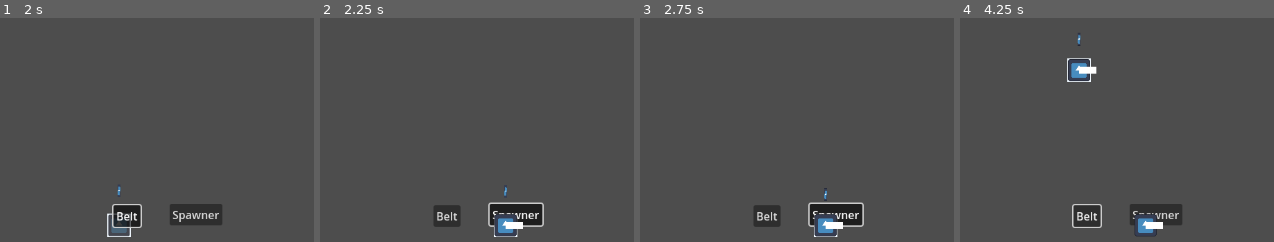
Above: before the commit, frames 1-4 (left to right).
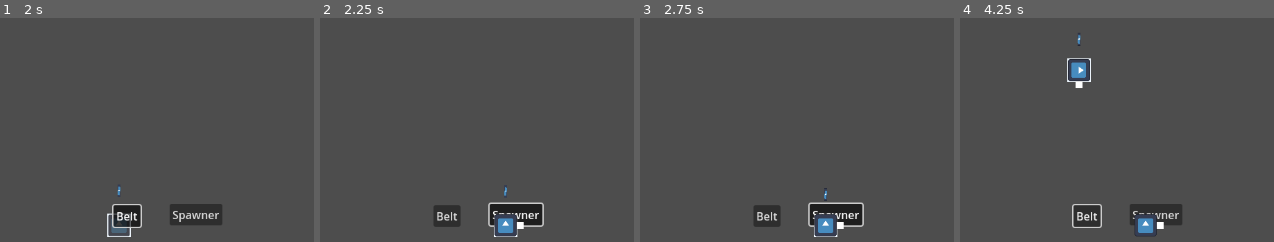
Above: after the commit, the same moments.

Repository: ACristoff/godotwild83
Game: Godot game, scene res://Lib/Game_Manager/game_manager.tscn
Same seed, same stepped clock (60 frames per second), same inputs: the game is played once before the commit and once after it. The engine's default icon, where the game draws it, is replaced by a stand-in: a white triangle on a blue panel in a dark square. Sound files missing from this copy of the repository are replaced by a short silence.
Inputs (mouse positions are % of the whole screen's width and height, from its top left):
- Up to frame 1 (2 s): click "Start" at 0.5 s; click "Belt" at 1.25 s
- Up to frame 2 (2.25 s): click "Spawner" at 2 s
- Up to frame 3 (2.75 s): no input
- Up to frame 4 (4.25 s): tap Enter (ui_accept) at 2.75, 3.02, 3.32, 3.5, 3.77, 3.8, 4.07 s; move the mouse to (92, 45) at 2.77 s; press the mouse at (92, 45) at 2.78 s; hold Right (ui_right) 2.78-3.53 s; tap R (rotate, bound only after the commit) at 3.05, 3.6 s; move the mouse to (38, 55) at 3.52 s; release the mouse at (38, 55) at 3.53 s; hold Down (ui_down) from 3.53 s (still down)
The pictures show only the part of the screen within x 18-68%, y 50-100%; the shares and areas given below are measured in that part.

Frame 1 is identical in both runs. In frame 2, 0.1% of the frame differs, in the area x 58-65%, y 91-95%; in frame 3, 0.1%; in frame 4, 0.4%, in the area x 35-65%, y 19-95%.

Commit message:
Improving belts (we ain't makin it boys)

Diff:
--- a/Data/Buildings/ConveyorBelt.tscn
+++ b/Data/Buildings/ConveyorBelt.tscn
@@ -9,6 +9,9 @@
 [node name="ConveyorBelt" type="Node2D"]
 script = ExtResource("1_qhawg")
 
+[node name="Line2D" type="Line2D" parent="."]
+points = PackedVector2Array(0, 0, 26, 0)
+
 [node name="Icon" type="Sprite2D" parent="."]
 scale = Vector2(0.25, 0.25)
 texture = ExtResource("1_aj646")
@@ -17,6 +20,3 @@
 
 [node name="CollisionShape2D" type="CollisionShape2D" parent="Area2D"]
 shape = SubResource("RectangleShape2D_qhawg")
-
-[node name="Line2D" type="Line2D" parent="."]
-points = PackedVector2Array(0, 0, 25, 0)
--- a/Data/Buildings/conveyor_belt.gd
+++ b/Data/Buildings/conveyor_belt.gd
@@ -4,7 +4,7 @@
 var item_held : ItemTest = null
 var items_passed = 0
 
-var speed = 1
+var speed = 50
 
 ## Level reference
 ## The level should always be the parent of the object
@@ -16,6 +16,9 @@
 ## Next belt on line
 var next_belt : Belt = null
 
+## Direction of the belt
+var dir : Vector2 = Vector2.RIGHT #default right, based on Level.DIRECTIONS
+
 ## Connected building
 var conn_building : Building = null
 
@@ -23,33 +26,70 @@
 @onready var icon = $Icon
 
 func _ready():
-	#Check for surrounding buildings
+	#Rotate based on direction
+	rotation = dir.angle()
+
+	#Check for next belt
 	var auxCell : Vector2 = cell #Auxiliary cell for calculations
 	var pos #Object in position
-	var belt_conn = false #There's a belt connected to this
-	var build_conn = false #There's a building connected to this
+	auxCell = cell + dir
+	pos = level.map.get(auxCell)
+	#If there's a building
+	if(pos != null):
+		#Check if there's a belt in the position
+		if pos is Belt:
+			#Set next belt as pos
+			next_belt = pos
+		#Check if there's a building in the position
+		elif pos is Building:
+			conn_building = pos
+
+	#Check for surrounding belts
 	for i in range(0,4):
-		#Calculate position
-		auxCell = cell + level.DIRECTIONS[i] #Check all directions
-		pos = level.map.get(auxCell)
+		#Skip direction of the belt, I want to check the other 3 directions
+		if level.DIRECTIONS[i] != dir:
+			auxCell = cell + level.DIRECTIONS[i]
+			pos = level.map.get(auxCell)
 
-		#If there's a building
-		if(pos != null):
-			#Check if there's a belt in the position
-			if pos is Belt and !belt_conn:
-				next_belt = pos
-				belt_conn = true
-			#Check if there's a building in the position
-			if pos is Building and !build_conn:
-				conn_building = pos
-
-				build_conn = true
-			#If fully connected, exit
-			if belt_conn and build_conn:
-				break
+			if(pos != null):
+				#Check if there's a belt in the position
+				if pos is Belt:
+					#If pos' direction equals this belt, by defininition this is the next belt of pos
+					if pos.cell + pos.dir == cell:
+						pos.next_belt = self
+		pass
 
 func _process(delta):
 	#If there's an item on the belt, move it
 	if item_held != null:
-		item_held.position.x += speed
-	pass
+		if next_belt != null:
+			#If there's space on next belt OR the item on next belt is moving
+			if next_belt.item_held == null or (next_belt.item_held != null and next_belt.item_held.moving):
+				move_item()
+			#If there's no space on next belt, stop moving
+			else:
+				stop_item()
+		else:
+			#If there's no next belt, don't move item
+			stop_item()
+	#If there's no belt forward, check for a belt
+	if next_belt == null:
+		#If there's a belt in the direction this is aiming, set it as next belt
+				#Check target cell
+				var aux = level.map.get(cell + dir)
+				if aux != null:
+					if aux is Belt:
+						next_belt = aux
+
+func move_item():
+	#print("move")
+	if item_held != null:
+		item_held.moving = true
+		item_held.velocity = speed * dir
+		item_held.target_belt = next_belt
+
+func stop_item():
+	#print("stop")
+	if item_held != null:
+		item_held.velocity = Vector2.ZERO
+		item_held.moving = false
--- a/Data/Buildings/test_spawner.gd
+++ b/Data/Buildings/test_spawner.gd
@@ -8,6 +8,7 @@
 @onready var level = get_parent()
 
 @onready var icon = $Icon
+var dir : Vector2 = Vector2.RIGHT
 
 func _ready():
 	#Check for a surrounding belt
@@ -35,4 +36,7 @@
 			#Spawn an item on the belt
 			var item = item_spawn.instantiate()
 			main_belt.item_held = item
+			item.parent_belt = main_belt
+			item.target_belt = main_belt.next_belt
 			main_belt.add_child(item)
+			main_belt.move_item()
--- a/Data/ItemTest.tscn
+++ b/Data/ItemTest.tscn
@@ -1,9 +1,10 @@
 [gd_scene load_steps=3 format=3 uid="uid://b708vo7ipk8ub"]
 
-[ext_resource type="Script" path="res://Data/item_test.gd" id="1_llyqj"]
-[ext_resource type="Texture2D" path="res://icon.svg" id="1_t0ajt"]
+[ext_resource type="Script" uid="uid://cbwhljt4ql8ns" path="res://Data/item_test.gd" id="1_llyqj"]
+[ext_resource type="Texture2D" uid="uid://bc4qn7ujb12o7" path="res://icon.svg" id="1_t0ajt"]
 
-[node name="ItemTest" type="Node2D"]
+[node name="ItemTest" type="CharacterBody2D"]
+z_index = 1
 script = ExtResource("1_llyqj")
 
 [node name="Icon" type="Sprite2D" parent="."]
--- a/Data/item_test.gd
+++ b/Data/item_test.gd
@@ -1,2 +1,33 @@
-extends Node2D
+extends CharacterBody2D
 class_name ItemTest
+
+var moving = false
+
+var parent_belt : Belt
+var target_belt : Belt
+
+func _physics_process(delta):
+	if moving:
+		move_and_slide()
+	#If reached next belt, move object to next belt
+	if target_belt != null:
+		if global_position.distance_to(target_belt.global_position) <= 0.5:
+			pass_item()
+
+## Passes item to next belt
+func pass_item():
+	#Check if there's space on target belt
+	if target_belt.item_held == null or (target_belt.item_held != null and target_belt.item_held.moving):
+		#Take item off belt
+		parent_belt.item_held = null
+		parent_belt = target_belt
+
+		#Place item on new belt
+		reparent(parent_belt)
+		parent_belt.item_held = self
+		parent_belt.move_item()
+		target_belt = parent_belt.next_belt
+	#If there's no space, stop moving
+	else:
+		velocity = Vector2.ZERO
+		moving = false
--- a/Lib/Cursor/cursor.gd
+++ b/Lib/Cursor/cursor.gd
@@ -11,6 +11,9 @@
 @onready var _timer: Timer = $Timer
 @onready var cursor_sprite = $Sprite2D
 
+## Level reference
+## The level should always be the parent of the object
+@onready var level = get_parent() #this is just for clarity in the code
 ## Emitted when clicking on the currently hovered cell or when pressing "confirm"
 signal accept_pressed(cell)
 ## Emitted when the cursor moved to a new cell.
@@ -20,6 +23,9 @@
 
 ## Item to be placed by the cursor
 var placed_item = null
+## Rotation of the item to be placed
+var dir = 0 #Values based on Level.DIRECTIONS
+
 ## References to the buttons (temporary, delete this later)
 @onready var belt = $"../UI/Belt"
 @onready var spawner = $"../UI/Spawner"
@@ -67,6 +73,7 @@
 	# Navigating cells with the mouse.
 	if event is InputEventMouseMotion:
 		cell = Grid.calculate_grid_coordinates(event.position + Vector2(0, 0))
+
 	# Trying to select something in a cell.
 	elif event.is_action_pressed("confirm") or event.is_action_pressed("ui_accept"):
 		#emit_signal("accept_pressed", cell)
@@ -74,14 +81,23 @@
 		var level = get_parent() #Parent is the level
 		if placed_item != null and level.map.get(cell) == null: #We have an item selected and the cell is empty
 			var item = placed_item.instantiate()
+			item.dir = level.DIRECTIONS[dir]
 			item.global_position = Grid.calculate_map_position(cell)
 			level.add_child(item)
 			level.map.set(cell, item)
+
+	#Rotate selected building
+	elif event.is_action_pressed("rotate"):
+		dir += 1
+		if dir >= 4:
+			dir = 0
+		itemghost.rotation = level.DIRECTIONS[dir].angle()
 
 	elif event.is_action_pressed("right_click"):
 		#TODO
 		#deselect_pressed.emit()
 		pass
+
 	var should_move := event.is_pressed()
 	if event.is_echo():
 		should_move = should_move and _timer.is_stopped()
@@ -108,6 +124,7 @@
 	get_parent().add_child(aux)
 	itemghost.texture = aux.get_node("Icon").texture
 	itemghost.scale = aux.icon.scale
+	itemghost.rotation = aux.icon.rotation
 	aux.queue_free()
 
 func _on_belt_toggled(toggled_on):
@@ -118,6 +135,7 @@
 	else:
 		itemghost.texture = null
 		placed_item = null
+		dir = 0
 
 func _on_spawner_toggled(toggled_on):
 	if toggled_on:
@@ -127,3 +145,4 @@
 	else:
 		itemghost.texture = null
 		placed_item = null
+		dir = 0
--- a/Lib/Level_Manager/level.gd
+++ b/Lib/Level_Manager/level.gd
@@ -2,7 +2,7 @@
 
 class_name Level
 
-const DIRECTIONS = [Vector2.LEFT, Vector2.RIGHT, Vector2.UP, Vector2.DOWN]
+const DIRECTIONS = [Vector2.RIGHT, Vector2.DOWN, Vector2.LEFT, Vector2.UP]
 
 #@export var grid: Resource = preload("res://Lib/Grid/grid.tres")
 @export var level_music: AudioStreamMP3
--- a/project.godot
+++ b/project.godot
@@ -44,7 +44,7 @@
 }
 delete={
 "deadzone": 0.2,
-"events": [Object(InputEventKey,"resource_local_to_scene":fa …(140 unchanged characters)… d":false,"keycode":0,"physical_keycode":82,"key_label":0,"unicode":114,"location":0,"echo":false,"script":null)
+"events": [Object(InputEventKey,"resource_local_to_scene":fa …(140 unchanged characters)… d":false,"keycode":0,"physical_keycode":70,"key_label":0,"unicode":102,"location":0,"echo":false,"script":null)
 ]
 }
 debug_button={
@@ -52,6 +52,11 @@
 "events": [Object(InputEventKey,"resource_local_to_scene":false,"resource_name":"","device":-1,"window_id":0,"alt_press …(191 unchanged characters)…
 ]
 }
+rotate={
+"deadzone": 0.2,
+"events": [Object(InputEventKey,"resource_local_to_scene":false,"resource_name":"","device":-1,"window_id":0,"alt_pressed":false,"shift_pressed":false,"ctrl_pressed":false,"meta_pressed":false,"pressed":false,"keycode":0,"physical_keycode":82,"key_label":0,"unicode":114,"location":0,"echo":false,"script":null)
+]
+}
 
 [layer_names]
 
